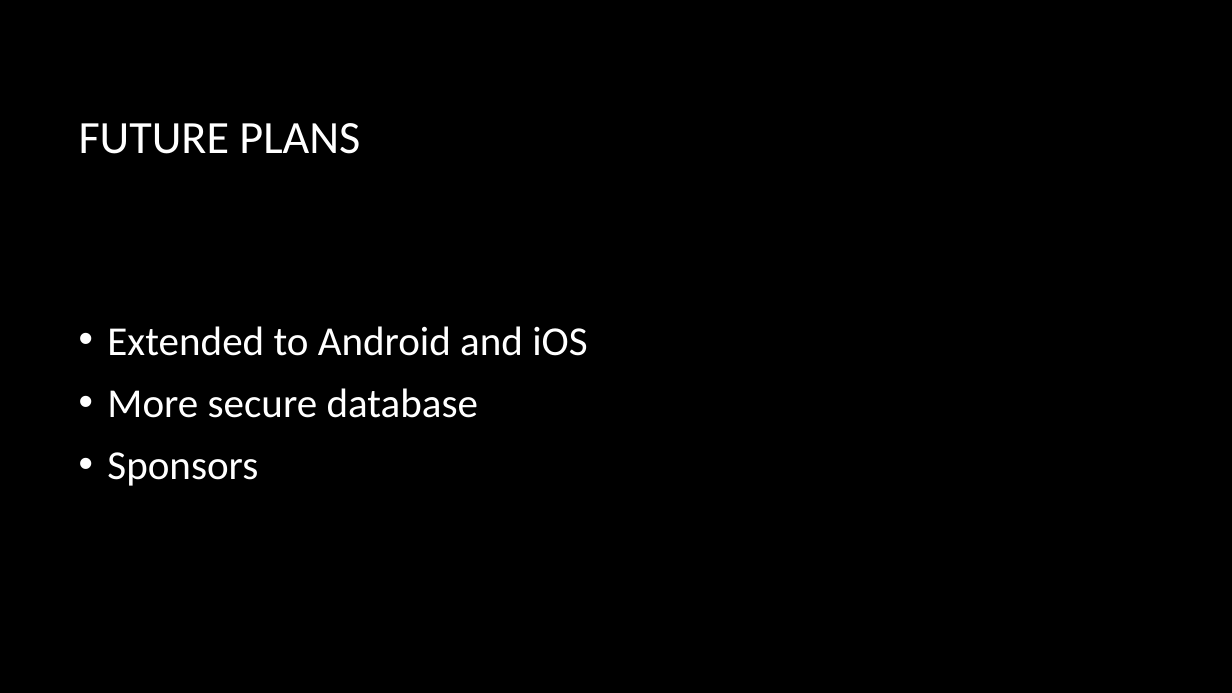
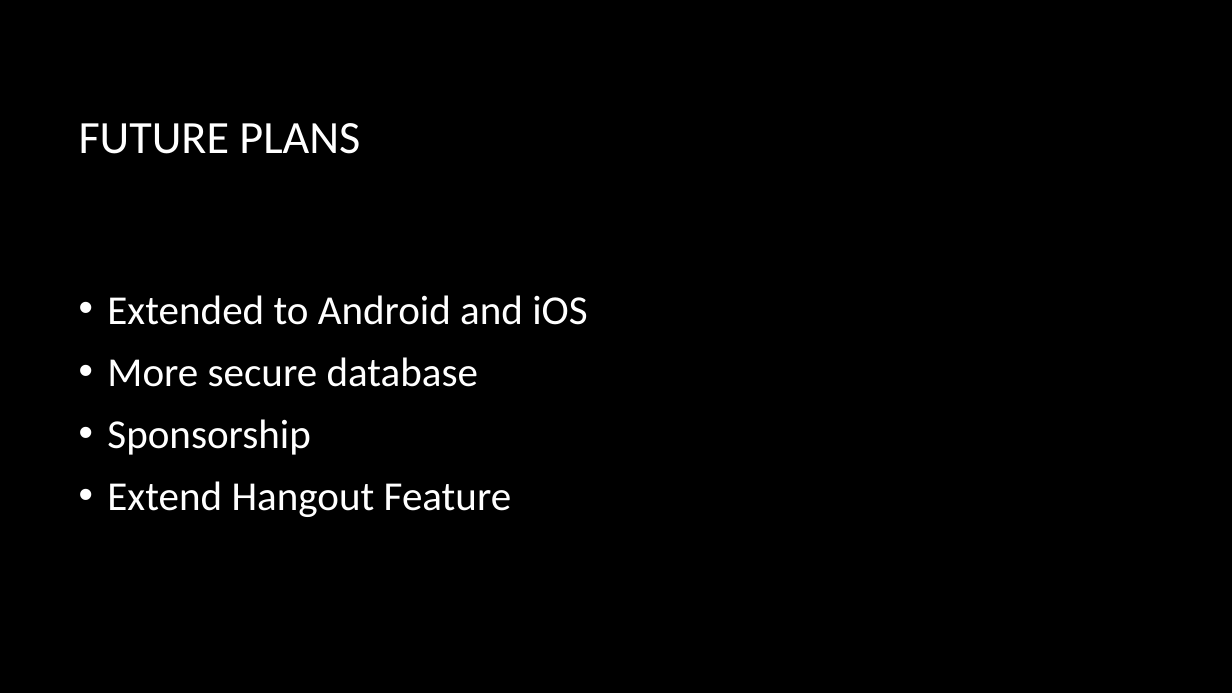
Before and after one commit to Tampa2016/team-2, a slide deck: slide 8 of noLimit (Team-2).pptx. Drawn at 1232x693 pixels with LibreOffice and Linux fonts; fonts in the diff are those of the drawing; background and template pictures are left out. Boxes give left, top, right and bottom in pixels: in the first picture for what was removed or moved away, otherwise in the second. Text is boxed around its words. In the diff, an @@ line names an element or a change of style, - is before the commit and + after.

```diff
--- a/noLimit (Team-2).pptx
+++ b/noLimit (Team-2).pptx
@@ text at (107,419,512,517): text changed @@
-• Sponsors
+• Sponsorship
+• Extend Hangout Feature
```
Also in this commit, not shown: 6 other slides changed, 1 other file.
